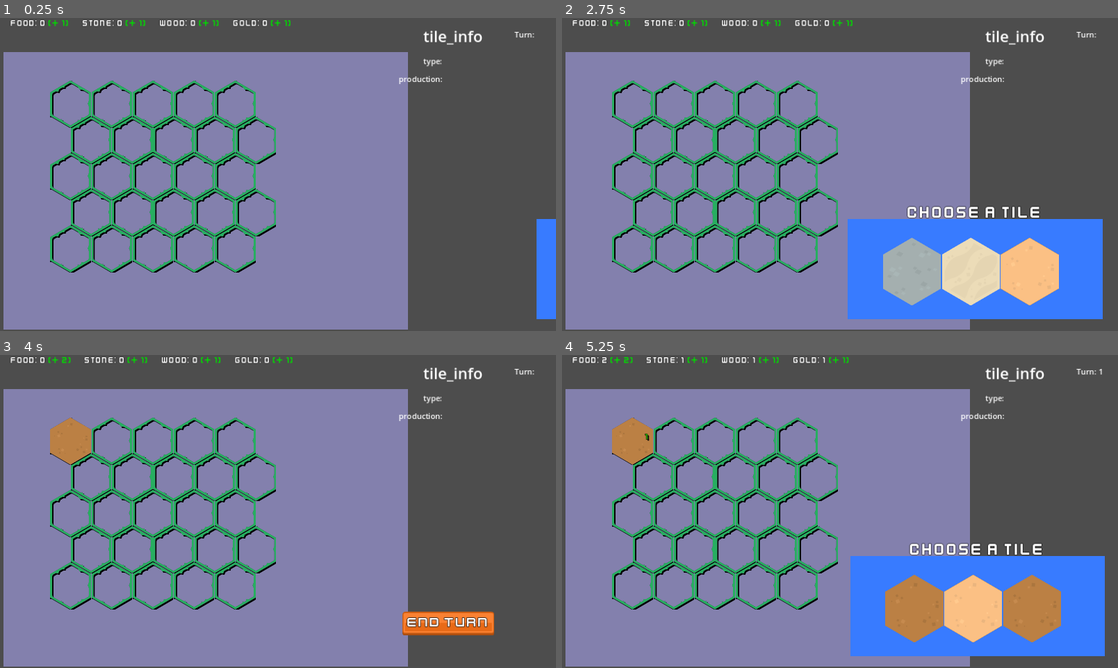
Above: before the commit, frames 1-4 (two rows, left to right).
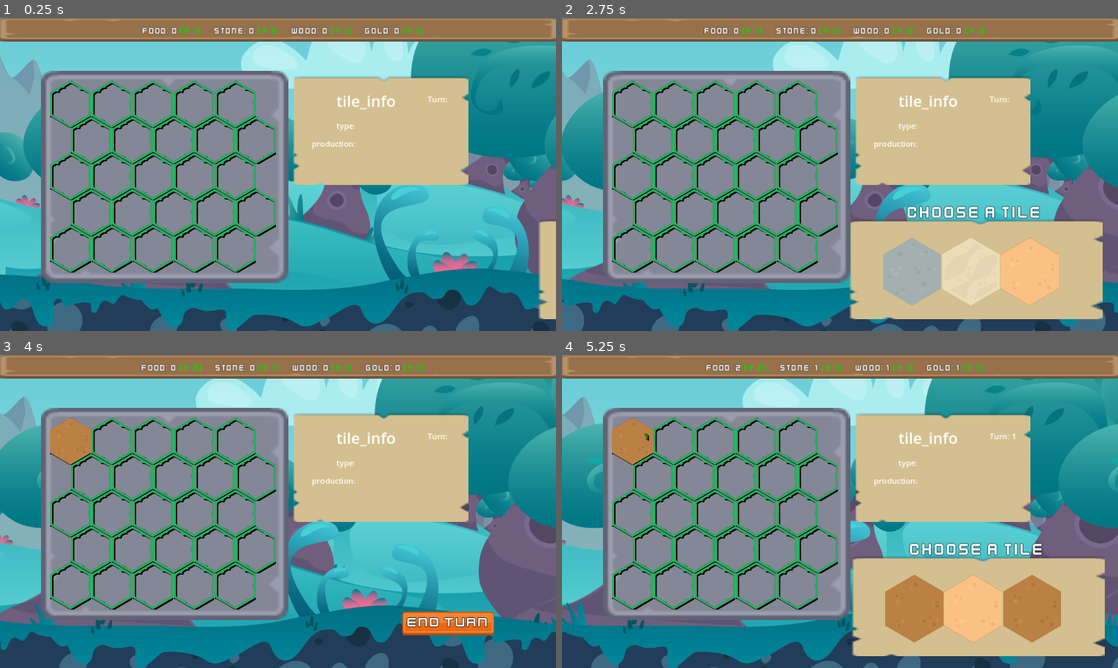
Above: after the commit, the same moments.

Repository: nicoviarnes/hex
Game: Godot game, scene res://main.tscn
Same seed, same stepped clock (60 frames per second), same inputs: the game is played once before the commit and once after it.
Inputs (mouse positions are in pixels of both pictures, inside the frame that each line leads up to):
- Up to frame 1 (0.25 s): no input
- Up to frame 2 (2.75 s): move the mouse to (1056, 271) at 0.52 s; click (1056, 271) at 0.67 s; move the mouse to (973, 271) at 1.27 s; click (973, 271) at 1.42 s; move the mouse to (1029, 271) at 2.02 s; click (1029, 271) at 2.17 s
- Up to frame 3 (4 s): move the mouse to (72, 439) at 2.77 s; click (72, 439) at 2.92 s; move the mouse to (111, 439) at 3.52 s; click (111, 439) at 3.67 s
- Up to frame 4 (5.25 s): click "End Turn" at 4.25 s; move the mouse to (967, 608) at 5.02 s; click (967, 608) at 5.17 s

The runs differ from the first frame. In frame 1, 74% of the frame differs, in the area x 0-100%, y 0-100%; in frame 2, 68%; in frame 3, 72%; in frame 4, 68%.

Commit message:
ui first drafts

Diff:
--- a/main.tscn
+++ b/main.tscn
@@ -1,34 +1,54 @@
-[gd_scene load_steps=7 format=3 uid="uid://cyncqvduph3yy"]
+[gd_scene load_steps=10 format=3 uid="uid://cyncqvduph3yy"]
 
+[ext_resource type="Texture2D" uid="uid://cfpcrw1hp3x8h" path="res://assets/kenneyui/buttonLong_brown.png" id="1_6oayt"]
 [ext_resource type="PackedScene" uid="uid://db6e4fctrilsf" path="res://map.tscn" id="1_07mbj"]
+[ext_resource type="PackedScene" uid="uid://db88m0g0v7dep" path="res://utility/parallax_background.tscn" id="1_ajygi"]
 [ext_resource type="PackedScene" uid="uid://n8s7uiy733gc" path="res://ui_elements/resource_tracker.tscn" id="1_qq8g0"]
 [ext_resource type="PackedScene" uid="uid://blteig541fori" path="res://ui_elements/tile_picker.tscn" id="3_e5cay"]
 [ext_resource type="Script" path="res://hex_info.gd" id="3_p1wmd"]
 [ext_resource type="PackedScene" uid="uid://2stkh27ubhog" path="res://ui_elements/endturn_button.tscn" id="4_5kte4"]
-[ext_resource type="PackedScene" uid="uid://38m5jwqof3o1" path="res://ui_elements/water.tscn" id="6_vcpmd"]
+[ext_resource type="Texture2D" uid="uid://c2tc5pmuko6id" path="res://assets/kenneyui/panelInset_beige.png" id="4_q3fv6"]
+[ext_resource type="Texture2D" uid="uid://bc1sysbfqjl1" path="res://assets/kenneyui/panel_blue.png" id="8_1h5j0"]
 
 [node name="Main" type="Node2D"]
 
-[node name="water" parent="." instance=ExtResource("6_vcpmd")]
-offset_left = 7.0
-offset_top = 7.0
-offset_right = 845.0
-offset_bottom = 645.0
-mouse_filter = 2
+[node name="TextureRect" type="TextureRect" parent="."]
+anchors_preset = 10
+anchor_right = 1.0
+offset_left = -12.0
+offset_right = 1167.0
+offset_bottom = 49.0
+grow_horizontal = 2
+size_flags_horizontal = 3
+size_flags_vertical = 6
+texture = ExtResource("1_6oayt")
+
+[node name="ParallaxBackground" parent="." instance=ExtResource("1_ajygi")]
 
 [node name="ResourceTracker" parent="." instance=ExtResource("1_qq8g0")]
 anchors_preset = 0
 anchor_right = 0.0
 anchor_bottom = 0.0
-offset_bottom = 0.0
+offset_left = 25.0
+offset_top = 15.0
+offset_right = 1127.0
+offset_bottom = 39.0
 grow_horizontal = 1
 grow_vertical = 1
+alignment = 1
+
+[node name="TextureRect2" type="TextureRect" parent="."]
+offset_left = 605.0
+offset_top = 119.0
+offset_right = 970.0
+offset_bottom = 346.0
+texture = ExtResource("4_q3fv6")
 
 [node name="Info" type="Label" parent="."]
-offset_left = 877.0
-offset_top = 14.0
-offset_right = 1001.0
-offset_bottom = 62.0
+offset_left = 697.0
+offset_top = 148.0
+offset_right = 821.0
+offset_bottom = 196.0
 theme_override_font_sizes/font_size = 32
 text = "tile_info"
 horizontal_alignment = 1
@@ -76,6 +96,13 @@
 grow_horizontal = 2
 grow_vertical = 2
 
+[node name="TextureRect3" type="TextureRect" parent="."]
+offset_left = 85.0
+offset_top = 109.0
+offset_right = 598.0
+offset_bottom = 548.0
+texture = ExtResource("8_1h5j0")
+
 [node name="Map" parent="." instance=ExtResource("1_07mbj")]
 position = Vector2(104, 129)
 scale = Vector2(0.7, 0.7)
--- /dev/null
+++ b/shaders/bg.gdshader
@@ -0,0 +1,29 @@
+shader_type canvas_item;
+
+uniform float time_scale = 0.1;
+uniform vec4 color1 = vec4(1.0, 0.5, 0.5, 1.0);
+uniform vec4 color2 = vec4(0.0, 0.5, 1.0, 1.0);
+uniform float zoom = 5.0;
+uniform float detail = 1.0;
+
+float fractal(vec2 uv) {
+    float sum = 0.0;
+    vec2 p = uv * zoom;
+    float freq = 1.0;
+    float amp = 1.0;
+    for (int i = 0; i < 6; i++) {
+        sum += sin(p.x + p.y) * amp;
+        p *= 2.0;
+        freq *= 2.0;
+        amp *= 0.5;
+    }
+    return sum;
+}
+
+void fragment() {
+    vec2 uv = SCREEN_UV;
+    float time = TIME * time_scale;
+    float f = fractal(uv + vec2(time, 0.0)) * detail;
+    vec4 color = mix(color1, color2, f);
+    COLOR = color;
+}
--- a/shaders/water.gdshader
+++ /dev/null
@@ -1,43 +0,0 @@
-shader_type canvas_item;
-
-uniform sampler2D SCREEN_TEXTURE : hint_screen_texture, filter_linear_mipmap;
-
-uniform float level : hint_range(0.0, 1.0) = 0.5;
-uniform vec4 water_albedo : source_color = vec4(0.26, 0.23, 0.73, 1.0);
-uniform float water_opacity : hint_range(0.0, 1.0) = 0.35;
-uniform float water_speed = 0.05;
-uniform float wave_distortion = 0.2;
-uniform int wave_multiplyer = 7;
-uniform bool water_texture_on = true;
-uniform float reflection_X_offset = 0.0;
-uniform float reflection_Y_offset = 0.0;
-uniform sampler2D noise_texture : hint_default_transparent;
-uniform sampler2D noise_texture2 : hint_default_transparent;
-
-
-void fragment() {
-	vec2 uv = UV;
-	COLOR = vec4(0.0);
-
-	if (uv.y >= level) {
-		COLOR.a = 1.0;
-
-		// distorted reflections
-		vec2 water_uv = vec2(uv.x, uv.y * float(wave_multiplyer));
-		float noise = texture(noise_texture, vec2(water_uv.x + TIME * water_speed, water_uv.y)).x * wave_distortion;
-		noise -= (0.5 * wave_distortion);
-
-		// water texture
-		if (water_texture_on) {
-			float water_texture_limit = 0.35;
-			vec4 water_texture = texture(noise_texture2, uv * vec2(0.5, 4.0) + vec2(noise, 0.0));
-			float water_texture_value = (water_texture.x < water_texture_limit) ? 1.0 : 0.0;
-			COLOR.xyz = vec3(water_texture_value);
-		}
-
-		// putting everything toghether
-		vec4 current_texture = texture(SCREEN_TEXTURE, vec2(SCREEN_UV.x + noise + reflection_X_offset, 1.0 - SCREEN_UV.y - (level - 0.5) * 2.0 + reflection_Y_offset));
-		COLOR = mix(COLOR, current_texture, 0.5);
-		COLOR = mix(COLOR, water_albedo, water_opacity);
-	}
-}
--- a/ui_elements/tile_picker.gd
+++ b/ui_elements/tile_picker.gd
@@ -1,4 +1,4 @@
-extends ColorRect
+extends TextureRect
 
 signal makeNewHand
 
--- a/ui_elements/tile_picker.tscn
+++ b/ui_elements/tile_picker.tscn
@@ -1,16 +1,17 @@
-[gd_scene load_steps=4 format=3 uid="uid://blteig541fori"]
+[gd_scene load_steps=5 format=3 uid="uid://blteig541fori"]
 
 [ext_resource type="Script" path="res://ui_elements/tile_picker.gd" id="1_5qbvq"]
 [ext_resource type="FontFile" uid="uid://qtuekc33gx5u" path="res://assets/Font/kenvector_future_thin.ttf" id="1_7ibka"]
+[ext_resource type="Texture2D" uid="uid://c2tc5pmuko6id" path="res://assets/kenneyui/panelInset_beige.png" id="1_25uuy"]
 [ext_resource type="PackedScene" uid="uid://btgb3ge2g4158" path="res://random_hexes.tscn" id="2_rgg5g"]
 
-[node name="TilePicker" type="ColorRect"]
+[node name="TilePicker" type="TextureRect"]
 offset_left = 334.0
 offset_top = 257.0
 offset_right = 862.0
 offset_bottom = 465.0
 mouse_filter = 2
-color = Color(0.219608, 0.482353, 1, 1)
+texture = ExtResource("1_25uuy")
 script = ExtResource("1_5qbvq")
 
 [node name="Label" type="Label" parent="."]
--- a/ui_elements/water.tscn
+++ /dev/null
@@ -1,31 +0,0 @@
-[gd_scene load_steps=5 format=3 uid="uid://38m5jwqof3o1"]
-
-[ext_resource type="Shader" path="res://shaders/water.gdshader" id="1_45snn"]
-
-[sub_resource type="FastNoiseLite" id="FastNoiseLite_8mvby"]
-
-[sub_resource type="NoiseTexture2D" id="NoiseTexture2D_1dqqy"]
-seamless = true
-noise = SubResource("FastNoiseLite_8mvby")
-
-[sub_resource type="ShaderMaterial" id="ShaderMaterial_s3uhe"]
-shader = ExtResource("1_45snn")
-shader_parameter/level = 0.1
-shader_parameter/water_albedo = Color(0.26, 0.23, 0.73, 1)
-shader_parameter/water_opacity = 0.35
-shader_parameter/water_speed = 0.05
-shader_parameter/wave_distortion = 0.2
-shader_parameter/wave_multiplyer = 7
-shader_parameter/water_texture_on = true
-shader_parameter/reflection_X_offset = 0.0
-shader_parameter/reflection_Y_offset = 0.0
-shader_parameter/noise_texture = SubResource("NoiseTexture2D_1dqqy")
-
-[node name="ColorRect" type="ColorRect"]
-material = SubResource("ShaderMaterial_s3uhe")
-offset_left = -224.0
-offset_top = -84.0
-offset_right = 232.0
-offset_bottom = 199.0
-size_flags_horizontal = 4
-size_flags_vertical = 4
--- /dev/null
+++ b/utility/ParallaxLayer.gd
@@ -0,0 +1,11 @@
+extends ParallaxLayer
+
+@export var speed : int
+# Called when the node enters the scene tree for the first time.
+func _ready():
+	pass # Replace with function body.
+
+
+# Called every frame. 'delta' is the elapsed time since the previous frame.
+func _process(delta):
+	motion_offset.x -= speed * delta
--- /dev/null
+++ b/utility/parallax_background.gd
@@ -0,0 +1,11 @@
+extends ParallaxBackground
+
+
+# Called when the node enters the scene tree for the first time.
+func _ready():
+	pass # Replace with function body.
+
+
+# Called every frame. 'delta' is the elapsed time since the previous frame.
+func _process(delta):
+	motion_off
--- /dev/null
+++ b/utility/parallax_background.tscn
@@ -0,0 +1,82 @@
+[gd_scene load_steps=9 format=3 uid="uid://db88m0g0v7dep"]
+
+[ext_resource type="Script" path="res://utility/ParallaxLayer.gd" id="1_34phj"]
+[ext_resource type="Texture2D" uid="uid://8h8liaf0i1r5" path="res://assets/Layers/layer07_Sky.png" id="2_0ucmw"]
+[ext_resource type="Texture2D" uid="uid://c8yjmhsmt5dk5" path="res://assets/Layers/layer01_Ground.png" id="2_2namf"]
+[ext_resource type="Texture2D" uid="uid://bxfeepy5ynrsn" path="res://assets/Layers/layer05_Clouds.png" id="2_g16et"]
+[ext_resource type="Texture2D" uid="uid://chf0lq6yepi28" path="res://assets/Layers/layer02_Trees.png" id="2_urwgc"]
+[ext_resource type="Texture2D" uid="uid://bjjx520r5kh88" path="res://assets/Layers/layer03_Hills_1.png" id="2_utbjr"]
+[ext_resource type="Texture2D" uid="uid://s28kvtn5ioyo" path="res://assets/Layers/layer06_Rocks.png" id="2_x3cdg"]
+[ext_resource type="Texture2D" uid="uid://do8bduntwmgin" path="res://assets/Layers/layer04_Hills_2.png" id="2_ywkmi"]
+
+[node name="ParallaxBackground" type="ParallaxBackground"]
+
+[node name="ParallaxLayer7" type="ParallaxLayer" parent="."]
+motion_scale = Vector2(0.2, 0.2)
+motion_mirroring = Vector2(1080, 0)
+script = ExtResource("1_34phj")
+speed = 5
+
+[node name="Sprite2D" type="Sprite2D" parent="ParallaxLayer7"]
+position = Vector2(527, 409)
+texture = ExtResource("2_0ucmw")
+
+[node name="ParallaxLayer6" type="ParallaxLayer" parent="."]
+motion_scale = Vector2(0.2, 0.2)
+motion_mirroring = Vector2(1080, 0)
+script = ExtResource("1_34phj")
+speed = 5
+
+[node name="Sprite2D" type="Sprite2D" parent="ParallaxLayer6"]
+position = Vector2(527, 409)
+texture = ExtResource("2_x3cdg")
+
+[node name="ParallaxLayer5" type="ParallaxLayer" parent="."]
+motion_scale = Vector2(0.35, 0.35)
+motion_mirroring = Vector2(1080, 0)
+script = ExtResource("1_34phj")
+speed = 25
+
+[node name="Sprite2D" type="Sprite2D" parent="ParallaxLayer5"]
+position = Vector2(705, 495)
+texture = ExtResource("2_g16et")
+
+[node name="ParallaxLayer2" type="ParallaxLayer" parent="."]
+motion_scale = Vector2(0.2, 0.2)
+motion_mirroring = Vector2(1080, 0)
+script = ExtResource("1_34phj")
+speed = 15
+
+[node name="Sprite2D" type="Sprite2D" parent="ParallaxLayer2"]
+position = Vector2(631, 418)
+texture = ExtResource("2_ywkmi")
+
+[node name="ParallaxLayer3" type="ParallaxLayer" parent="."]
+motion_scale = Vector2(0.4, 0.4)
+motion_mirroring = Vector2(1080, 0)
+script = ExtResource("1_34phj")
+speed = 20
+
+[node name="Sprite2D" type="Sprite2D" parent="ParallaxLayer3"]
+position = Vector2(977, 342)
+texture = ExtResource("2_utbjr")
+
+[node name="ParallaxLayer4" type="ParallaxLayer" parent="."]
+motion_scale = Vector2(0.6, 0.6)
+motion_mirroring = Vector2(1080, 0)
+script = ExtResource("1_34phj")
+speed = 20
+
+[node name="Sprite2D" type="Sprite2D" parent="ParallaxLayer4"]
+position = Vector2(897, 109)
+texture = ExtResource("2_urwgc")
+
+[node name="ParallaxLayer" type="ParallaxLayer" parent="."]
+motion_scale = Vector2(0.5, 0.5)
+motion_mirroring = Vector2(1080, 0)
+script = ExtResource("1_34phj")
+speed = 50
+
+[node name="Sprite2D" type="Sprite2D" parent="ParallaxLayer"]
+position = Vector2(950, 186)
+texture = ExtResource("2_2namf")
Binary file added: assets/Layers/layer01_Ground.png
Not shown, added: assets/Layers/layer01_Ground.png.import
Binary file added: assets/Layers/layer02_Trees.png
Not shown, added: assets/Layers/layer02_Trees.png.import
Binary file added: assets/Layers/layer03_Hills_1.png
Not shown, added: assets/Layers/layer03_Hills_1.png.import
Binary file added: assets/Layers/layer04_Hills_2.png
Not shown, added: assets/Layers/layer04_Hills_2.png.import
Binary file added: assets/Layers/layer05_Clouds.png
Not shown, added: assets/Layers/layer05_Clouds.png.import
Binary file added: assets/Layers/layer06_Rocks.png
Not shown, added: assets/Layers/layer06_Rocks.png.import
(and 397 more such lines)
